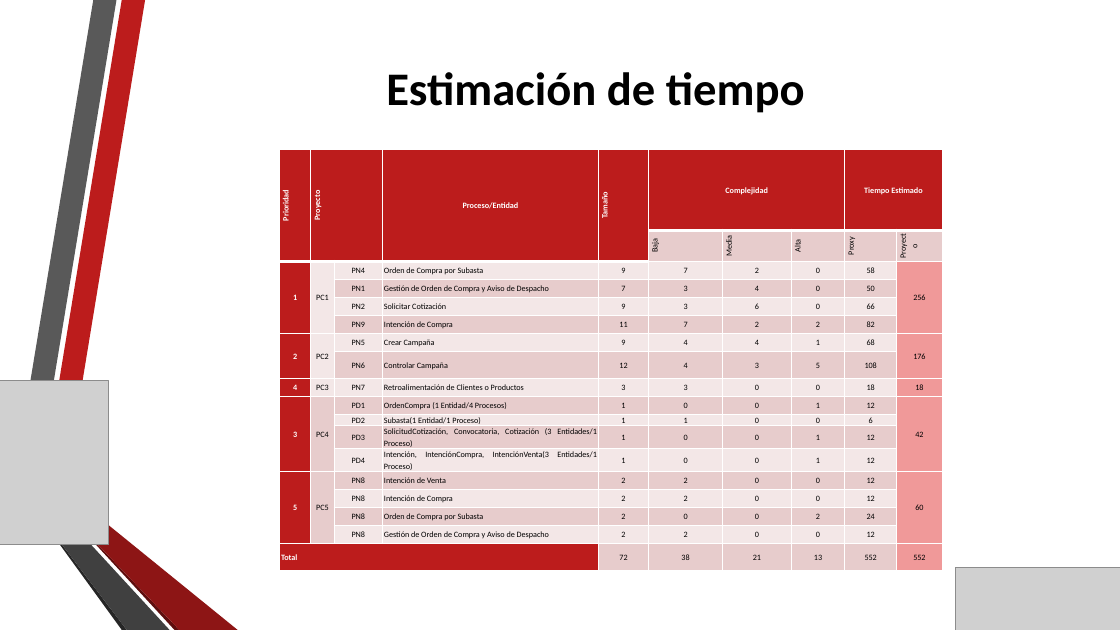
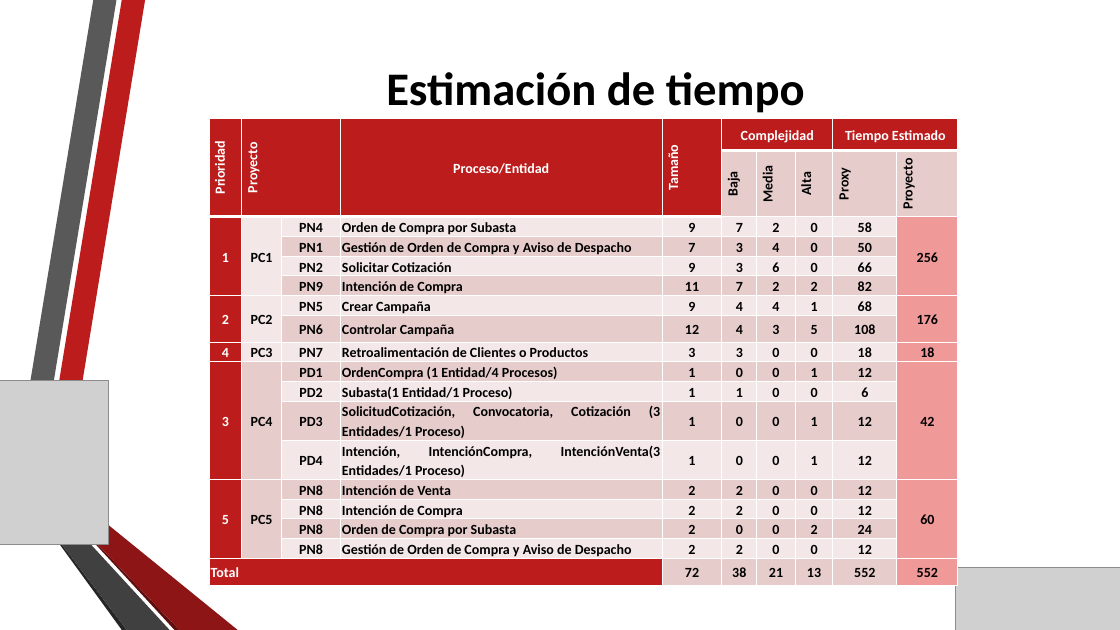
Before and after one commit to gaudisolutions/ecos, a slide deck: slide 25 of Proyecto I/Presentación/Arquitectura Objetivo MPLA.pptx (slide 19 before the commit). Drawn at 1120x630 pixels with LibreOffice and Linux fonts; fonts in the diff are those of the drawing; grey boxes stand for pictures; background and template pictures are left out. Boxes give left, top, right and bottom in pixels: in the first picture for what was removed or moved away, otherwise in the second. Text is boxed around its words. In the diff, an @@ line names an element or a change of style, - is before the commit and + after.

```diff
--- a/Proyecto I/Presentación/Arquitectura Objetivo MPLA.pptx
+++ b/Proyecto I/Presentación/Arquitectura Objetivo MPLA.pptx
@@ table at bbox=[209, 118, 960, 581] @@
@@ size 7 to 12 pt @@
@@ bold on in "Baja", "Media", "Alta", "Proxy" and 122 more places @@
@@ table: place and size @@
-table at bbox=[280, 150, 943, 568]
+table at bbox=[209, 118, 960, 581]
```
Also in this commit, not shown: 7 other slides changed, 8 slides added, 2 slides removed, 6 other files.
